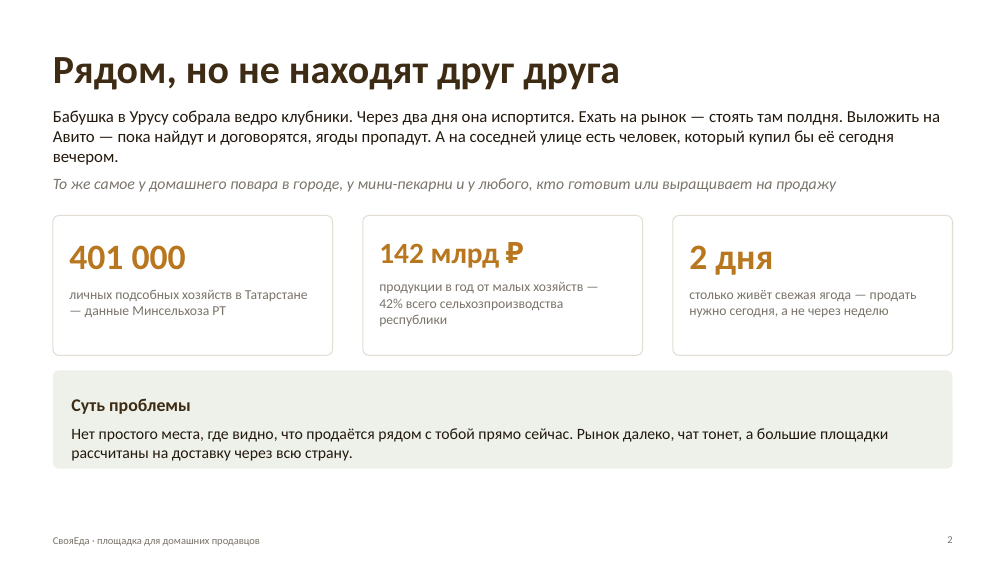
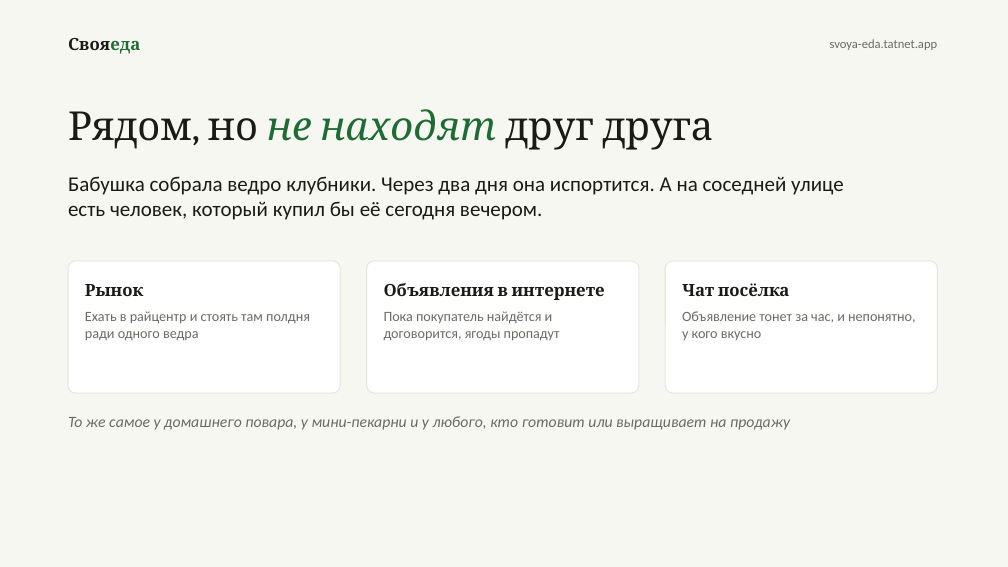
Before and after one commit to amirfazulen-byte/project, a slide deck: slide 2 of deck/СвояЕда.pptx. Drawn at 1008x567 pixels with LibreOffice and Linux fonts; fonts in the diff are those of the drawing. Boxes give left, top, right and bottom in pixels: in the first picture for what was removed or moved away, otherwise in the second. Text is boxed around its words. In the diff, an @@ line names an element or a change of style, - is before the commit and + after.

```diff
--- a/deck/СвояЕда.pptx
+++ b/deck/СвояЕда.pptx
@@ background #FFFFFF to #F7F7F2 @@
@@ text added at [68, 38, 140, 54], 16 pt, text #1A1A17, bold @@
+Свояеда
@@ text added at [830, 39, 938, 50], 12 pt, text #6B6B66 @@
+svoya-eda.tatnet.app
@@ text "Рядом, но не находят друг ...": place and size @@
-text "Рядом, но не находят друг ..." at [53, 57, 620, 90]
+text "Рядом, но не находят друг ..." at [68, 109, 713, 150]
@@ text "Рядом, но не находят друг ..." at [68, 109, 713, 150]: font Calibri to Cambria, bold off; text colour #3E2B14 to #1A1A17 in "Рядом, но друг друга"; text colour #3E2B14 to #1E6B33, italic on in "не находят" @@
@@ text at [68, 176, 844, 220]: text changed; size 16 to 20 pt; text colour #23190E to #1A1A17 @@
-Бабушка в Урусу собрала ведро клубники. Через два дня она испортится. Ехать на рынок — стоять там полдня. Выложить на Авито — пока найдут и договорятся, ягоды пропадут. А на соседней улице есть человек, который купил бы её сегодня вечером.
+Бабушка собрала ведро клубники. Через два дня она испортится. А на соседней улице есть человек, который купил бы её сегодня вечером.
@@ rounded rectangle "Рынок": place and size @@
-rounded rectangle "Рынок" at [53, 216, 333, 355]
+rounded rectangle "Рынок" at [68, 261, 340, 393]
@@ rounded rectangle "Объявления в интернете": place and size @@
-rounded rectangle "Объявления в интернете" at [363, 216, 643, 355]
+rounded rectangle "Объявления в интернете" at [367, 261, 639, 393]
@@ outline #E3DED5 1 pt to #E6E6DF 1 pt; proportions changed in 3 elements at [367, 261, 639, 393], [68, 261, 340, 393], [665, 261, 938, 393] @@
@@ rounded rectangle "Чат посёлка": place and size @@
-rounded rectangle "Чат посёлка" at [673, 216, 953, 355]
+rounded rectangle "Чат посёлка" at [665, 261, 938, 393]
@@ text in rounded rectangle at [85, 284, 310, 341]: text changed; size 13 to 13.5 pt; text colour #7A746B to #6B6B66 @@
-401 000
-личных подсобных хозяйств в Татарстане — данные Минсельхоза РТ
+Рынок
+Ехать в райцентр и стоять там полдня ради одного ведра
@@ text in rounded rectangle at [384, 283, 605, 341]: text changed; size 13 to 13.5 pt; text colour #7A746B to #6B6B66 @@
-142 млрд ₽
-продукции в год от малых хозяйств — 42% всего сельхозпроизводства республики
+Объявления в интернете
+Пока покупатель найдётся и договорится, ягоды пропадут
@@ text in rounded rectangle at [682, 283, 916, 340]: text changed; size 13 to 13.5 pt; text colour #7A746B to #6B6B66 @@
-2 дня
-столько живёт свежая ягода — продать нужно сегодня, а не через неделю
+Чат посёлка
+Объявление тонет за час, и непонятно, у кого вкусно
@@ rounded rectangle removed at [53, 371, 953, 469] @@
-Суть проблемы
-Нет простого места, где видно, что продаётся рядом с тобой прямо сейчас. Рынок далеко, чат тонет, а большие площадки рассчитаны на доставку через всю страну.
@@ text at [68, 416, 790, 430]: text changed; text colour #7A746B to #6B6B66 @@
-То же самое у домашнего повара в городе, у мини-пекарни и у любого, кто готовит или выращивает на продажу
+То же самое у домашнего повара, у мини-пекарни и у любого, кто готовит или выращивает на продажу
@@ text removed at [53, 537, 260, 546] @@
-СвояЕда · площадка для домашних продавцов
@@ page number removed at [947, 536, 952, 543] @@
-2
```
Also in this commit, not shown: 3 other slides changed, 1 slide added, 1 slide removed, 6 other files.
